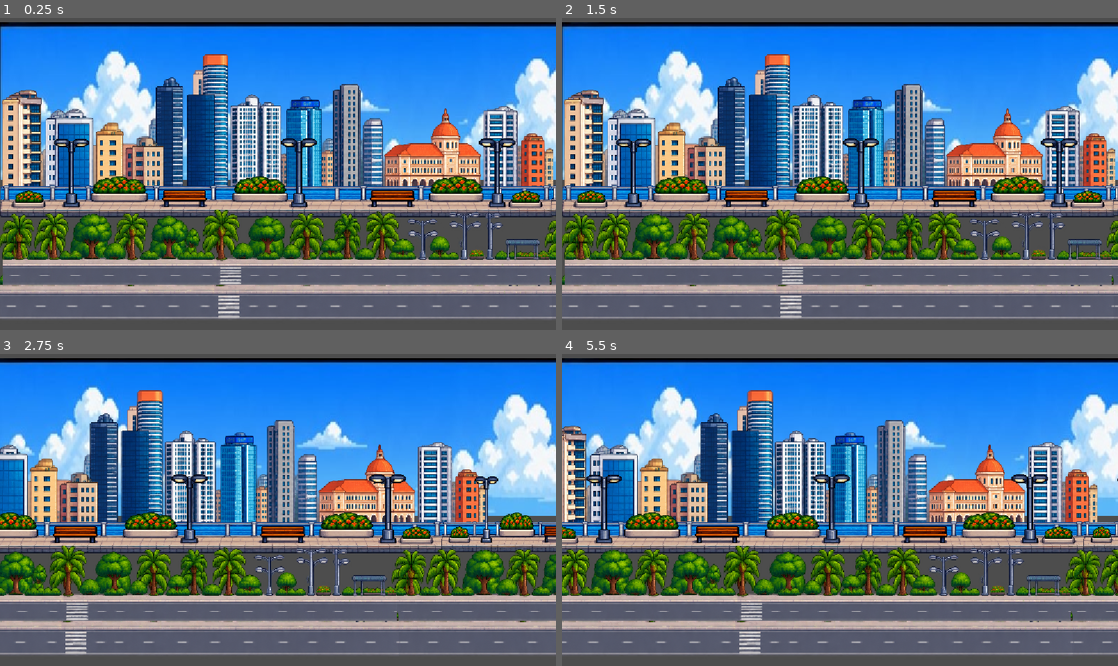
Above: before the commit, frames 1-4 (two rows, left to right).
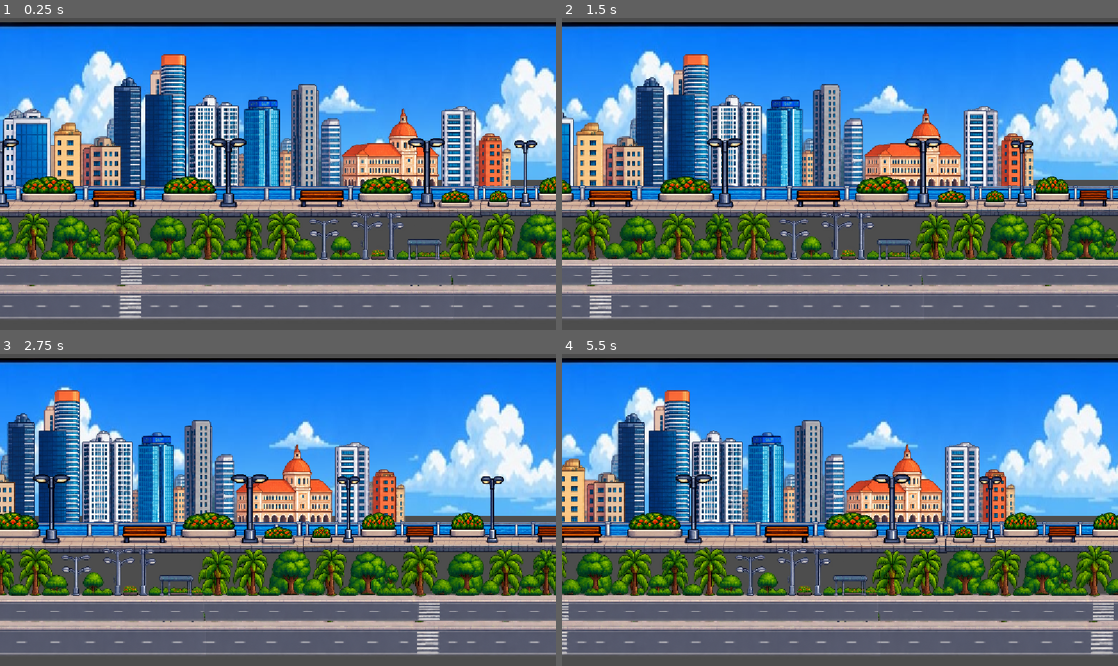
Above: after the commit, the same moments.

Repository: esdrasdasilva21/Candongueiro-2d
Game: Godot game, scene res://scenes/main.tscn
Two runs of this game, one before a commit and one after it. Both use one fixed random seed, a clock stepped at 60 frames per second and the inputs below.
Inputs:
- Up to frame 1 (0.25 s): no input
- Up to frame 2 (1.5 s): tap Enter at 0.5 s; hold Right (ui_right) 0.53-1.28 s; hold Down (ui_down) from 1.28 s (still down)
- Up to frame 3 (2.75 s): release Down (ui_down) at 2.03 s; hold Right (ui_right) from 2.03 s (still down)
- Up to frame 4 (5.5 s): release Right (ui_right) at 2.78 s; hold Up (ui_up) 2.78-3.53 s; hold Left (ui_left) 3.53-5.03 s; hold Down (ui_down) from 5.03 s (still down)

The runs differ from the first frame. In frame 1, 47% of the frame differs, in the area x 0-100%, y 1-97%; in frame 2, 49%, in the area x 0-100%, y 2-97%; in frame 3, 47%; in frame 4, 49%.

Commit message:
Alterano o bug referente ao carro

Diff:
--- a/scenes/main.tscn
+++ b/scenes/main.tscn
@@ -11,13 +11,35 @@
 [ext_resource type="Script" uid="uid://d3tce8ls81caq" path="res://scenes/zona_curva.gd" id="9_choun"]
 
 [sub_resource type="RectangleShape2D" id="RectangleShape2D_015ha"]
-size = Vector2(334, 58)
+size = Vector2(334, 75)
 
 [sub_resource type="RectangleShape2D" id="RectangleShape2D_qcfbw"]
 size = Vector2(435.7843, 142.71277)
 
 [node name="Main" type="Node2D" unique_id=1924574775]
 metadata/_edit_horizontal_guides_ = [-493.0]
+
+[node name="Carro" type="CharacterBody2D" parent="." unique_id=4656012]
+z_index = 8
+position = Vector2(868, 85)
+script = ExtResource("5_7mycd")
+
+[node name="Sprite2D" type="Sprite2D" parent="Carro" unique_id=542639391]
+y_sort_enabled = true
+position = Vector2(16.000015, -9.749989)
+scale = Vector2(0.19369368, 0.09424382)
+texture = ExtResource("7_5vw27")
+
+[node name="CollisionShape2D" type="CollisionShape2D" parent="Carro" unique_id=1495805541]
+position = Vector2(8, -6.5)
+shape = SubResource("RectangleShape2D_015ha")
+
+[node name="Camera2D" type="Camera2D" parent="Carro" unique_id=1054440212]
+limit_left = 0
+limit_top = 0
+limit_bottom = 679
+position_smoothing_enabled = true
+position_smoothing_speed = 7.0
 
 [node name="Ceu" type="Parallax2D" parent="." unique_id=795999194]
 scroll_scale = Vector2(0.1, 0.1)
@@ -92,27 +114,6 @@
 position = Vector2(377, 548)
 scale = Vector2(0.94045305, 1.2167907)
 
-[node name="Carro" type="CharacterBody2D" parent="." unique_id=894757875]
-z_index = 10
-position = Vector2(296, 545)
-script = ExtResource("5_7mycd")
-
-[node name="Sprite2D" type="Sprite2D" parent="Carro" unique_id=1755807638]
-position = Vector2(16.000015, -9.749989)
-scale = Vector2(0.19369368, 0.09424382)
-texture = ExtResource("7_5vw27")
-
-[node name="CollisionShape2D" type="CollisionShape2D" parent="Carro" unique_id=381369251]
-position = Vector2(8, 2)
-shape = SubResource("RectangleShape2D_015ha")
-
-[node name="Camera2D" type="Camera2D" parent="Carro" unique_id=1814770803]
-limit_left = 0
-limit_top = 0
-limit_bottom = 679
-position_smoothing_enabled = true
-position_smoothing_speed = 7.0
-
 [node name="ZonaCurva" type="Area2D" parent="." unique_id=169428868]
 script = ExtResource("9_choun")
 
--- /dev/null
+++ b/scenes/mana.tscn
@@ -0,0 +1,38 @@
+[gd_scene format=3 uid="uid://dav81gne0fhvq"]
+
+[ext_resource type="Script" uid="uid://t6grjjl5qe16" path="res://scripts/carro.gd" id="1_lwrwu"]
+[ext_resource type="Texture2D" uid="uid://cy0fvxragubfi" path="res://assets/875fca7f-fa74-437c-b10b-33ef6452e49b.png" id="2_0k6ms"]
+[ext_resource type="Texture2D" uid="uid://cblobp8xmq6jx" path="res://assets/WhatsApp_Image_2026-11-12_at_09.47.21-removebg-preview.png" id="9_bb2wj"]
+
+[sub_resource type="RectangleShape2D" id="RectangleShape2D_015ha"]
+size = Vector2(334, 75)
+
+[node name="Main" type="Node2D" unique_id=1924574775]
+metadata/_edit_horizontal_guides_ = [-493.0]
+
+[node name="WhatsAppImage20261112At09_47_21RemovebgPreview" type="Sprite2D" parent="." unique_id=1125042089]
+position = Vector2(3855.9998, 262)
+scale = Vector2(2.0577612, 1.4144685)
+texture = ExtResource("9_bb2wj")
+
+[node name="Carro" type="CharacterBody2D" parent="." unique_id=4656012]
+z_index = 8
+position = Vector2(216, 541)
+script = ExtResource("1_lwrwu")
+
+[node name="Sprite2D" type="Sprite2D" parent="Carro" unique_id=542639391]
+y_sort_enabled = true
+position = Vector2(16.000015, -9.749989)
+scale = Vector2(0.19369368, 0.09424382)
+texture = ExtResource("2_0k6ms")
+
+[node name="CollisionShape2D" type="CollisionShape2D" parent="Carro" unique_id=1495805541]
+position = Vector2(8, -6.5)
+shape = SubResource("RectangleShape2D_015ha")
+
+[node name="Camera2D" type="Camera2D" parent="Carro" unique_id=1054440212]
+limit_left = 0
+limit_top = 0
+limit_bottom = 679
+position_smoothing_enabled = true
+position_smoothing_speed = 7.0
